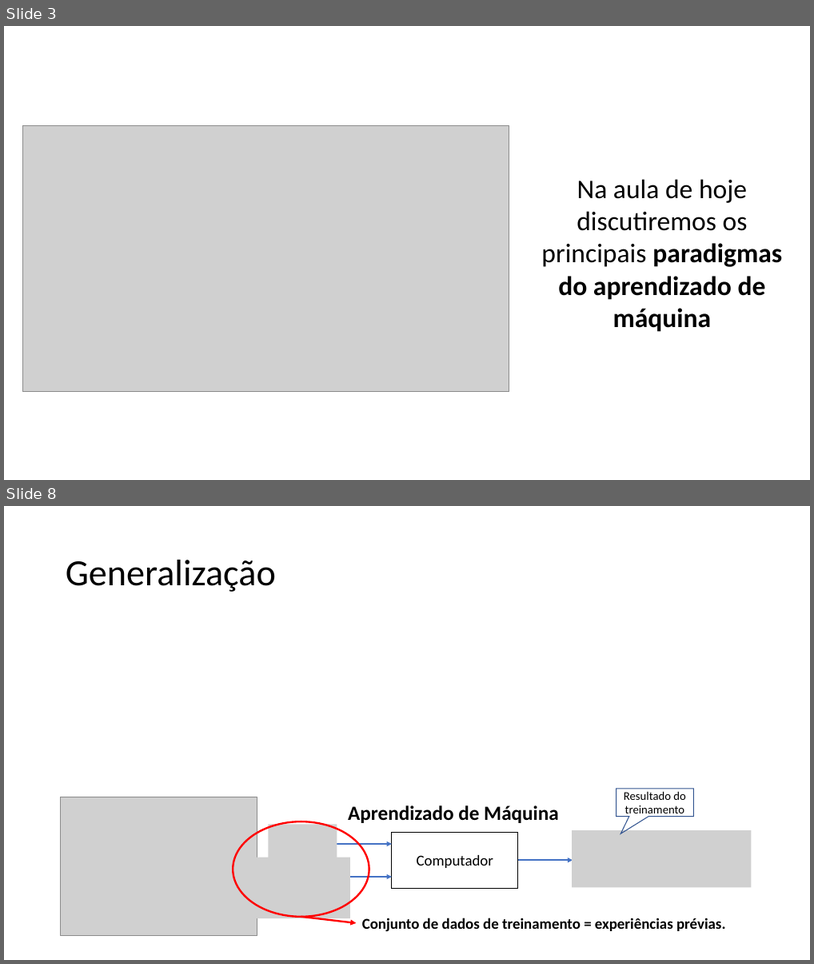
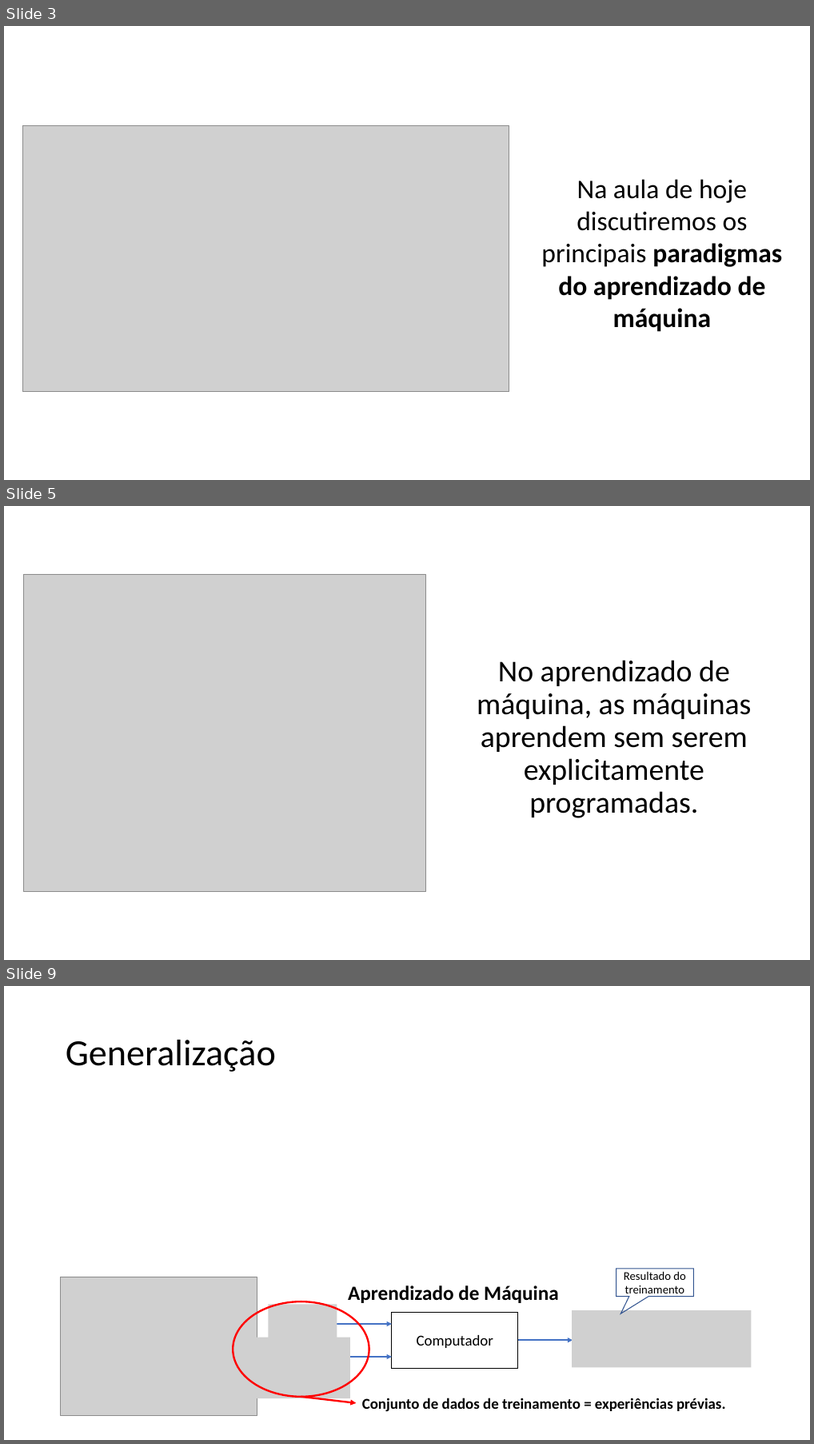
Before and after one commit to zz4fap/c24_inteligencia_artificial, a slide deck: slides/C24_Paradigmas.pptx. Shown one above the other, each under a label of ours: slides 3 and 8 before the commit, slides 3, 5 and 9 after it; the slides between them are not shown. The pictures are 814x964 and 814x1444 pixels, drawn with LibreOffice and Linux fonts; fonts in the diff are those of the drawing; grey boxes stand for pictures. Boxes give left, top, right and bottom in pixels: in the first picture for what was removed or moved away, otherwise in the second. Text is boxed around its words. In the diff, an @@ line names an element or a change of style, - is before the commit and + after.

```diff
--- a/slides/C24_Paradigmas.pptx
+++ b/slides/C24_Paradigmas.pptx
@@ slide 5 added at (x1=4, y1=506, x2=810, y2=960), background #FFFFFF @@
@@ picture added at (x1=24, y1=574, x2=426, y2=892) @@
@@ text added at (x1=477, y1=660, x2=751, y2=818), 36 pt, text #000000 @@
+No aprendizado de máquina, as máquinas aprendem sem serem explicitamente programadas.
@@ what was slide 8 is now slide 9 @@
```
Also in this commit, not shown: 4 slides changed.
